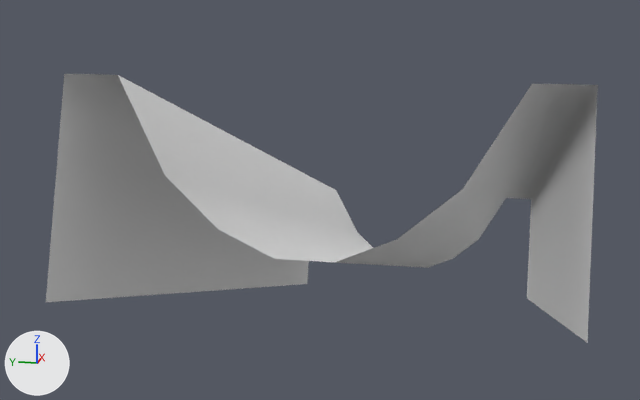
Before and after pictures for a commit that changed the FBX model MarbleRun/Assets/TrackPieces/FBX/wide_straight_track.fbx.
Before and after are seen from a 50 mm camera at (-23.1, 0.9, 6.0) aimed at (-1.4, 5.2, 0.6). Lighting does not change. The marker at lower left points along +X, +Y and +Z. Where no turn or scale is listed for an object, it has been applied to the vertices.

Names of what the first picture shows: 'Wide Straight Track'.
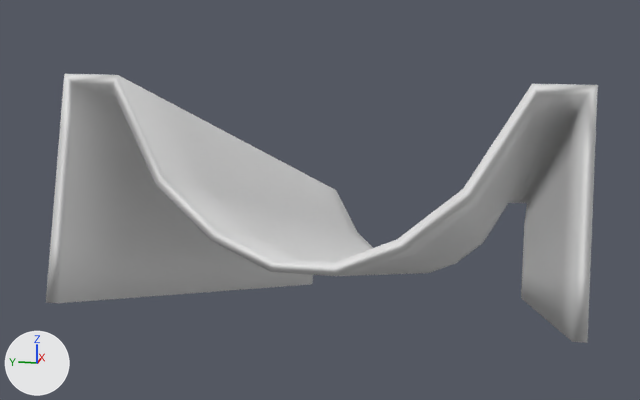
Pixel boxes (x1, y1, x2, y2) of what changed, in the pictures (640 x 400 px):
part 1 of me_cube_002, added
    after: (46, 74, 598, 343)

What the commit changed:
me_cube_002 is used by ob_wide_straight_track; location (-1.24, 3.51, -0.07).
me_cube_002 had 180 vertices, 153 faces and spanned x -10.1..10.0, y -4.0..4.0, z -4.8..4.7.
me_cube_002 now has 360 vertices, 358 faces and spans x -10.1..10.0, y -4.0..4.0, z -4.8..4.7.
Part 1, on me_cube_002:
95 vertices are added at x -10.1..10.0, y -3.9..3.9, z -4.8..4.6.
6 new vertices lie (-2.1, 0.0, 0.7) away from vertices in x 9.2..9.8, y -3.8..3.8, z -4.0..-2.3.
6 new vertices lie (0.3, 0.0, 0.8) away from vertices in x -8.0..0.5, y -3.8..3.8, z -2.1..0.7.
6 new vertices lie (0.3, 0.0, 0.9) away from vertices in x -5.6..4.7, y -3.8..3.8, z -3.5..0.8.
6 new vertices lie (0.2, 0.0, 0.8) away from vertices in x -3.7..2.9, y -3.8..3.8, z -1.9..-0.7.
8 new vertices lie (0.3, 0.0, 0.8) away from vertices in x -7.7..5.0, y -3.8..3.8, z -2.6..1.7.
6 new vertices lie (-2.1, 0.0, 0.7) away from vertices in x -5.0..3.4, y -3.8..3.8, z -1.1..2.5.
7 new vertices lie (2.1, 0.0, -0.7) away from vertices in x -9.7..-5.0, y -3.8..3.9, z 1.7..4.6.
7 new vertices lie (2.1, 0.0, -0.7) away from vertices in x -7.6..-2.9, y -3.8..3.9, z 1.0..3.9.
8 new vertices lie (0.0, -0.7, 0.0) away from vertices in x -9.0..10.0, y -3.2..3.9, z -1.6..4.6.
5 new vertices lie (2.1, 0.0, -0.7) away from vertices in x -5.5..-4.8, y -3.9..3.9, z 1.0..3.2.
5 new vertices lie (2.1, 0.0, -0.7) away from vertices in x -3.4..-2.7, y -3.9..3.9, z 0.3..2.5.
5 new vertices lie (2.1, 0.0, -0.7) away from vertices in x -1.3..-0.6, y -3.9..3.9, z -0.4..1.8.
5 new vertices lie (-0.5, 0.8, -1.4) away from vertices in x -6.9..10.0, y -3.2, z -1.6..3.9.
5 new vertices lie (2.2, 0.0, -0.7) away from vertices in x -7.8..7.0, y -0.5..2.4, z -3.5..1.3.
205 new faces join them.
